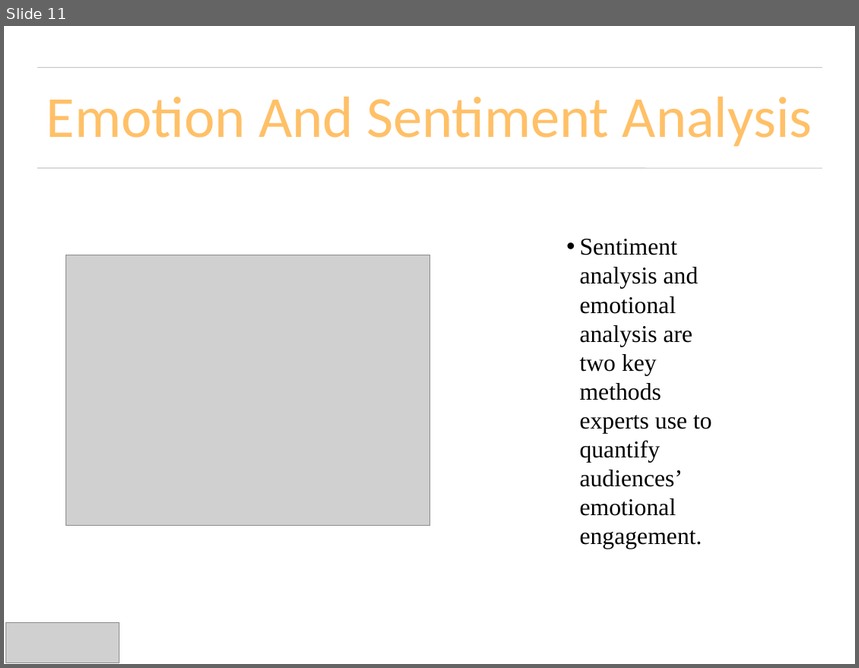
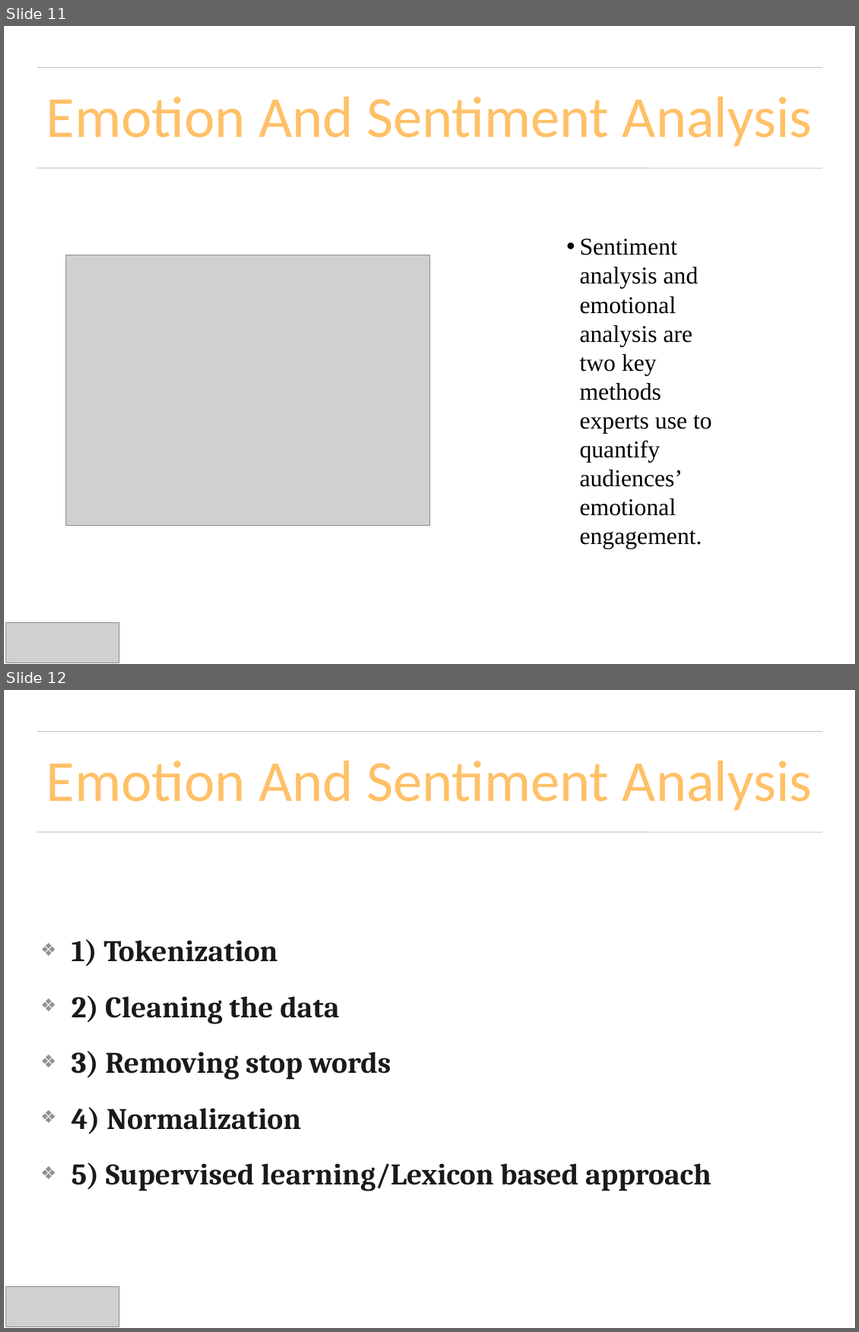
Before and after one commit to UNCG-CSE/Budget_Text_Analysis, a slide deck: doc/Presentations/Budget_Text_ProjectPresentation.pptx. Shown one above the other, each under a label of ours: slide 11 before the commit, slides 11 and 12 after it. The pictures are 859x668 and 859x1332 pixels, drawn with LibreOffice and Linux fonts; fonts in the diff are those of the drawing; grey boxes stand for pictures. Boxes give left, top, right and bottom in pixels: in the first picture for what was removed or moved away, otherwise in the second. Text is boxed around its words. In the diff, an @@ line names an element or a change of style, - is before the commit and + after.

```diff
--- a/doc/Presentations/Budget_Text_ProjectPresentation.pptx
+++ b/doc/Presentations/Budget_Text_ProjectPresentation.pptx
@@ slide 12 added at (4, 690, 855, 1328), background #FFFFFF; not listed: 2 template elements that a slide beside it also shows @@
@@ title added at (47, 761, 813, 811), 70 pt, text #FFC067 @@
+Emotion And Sentiment Analysis
@@ text added at (72, 939, 712, 1192), 36 pt, text #1A1A1A, bold @@
+❖ 1) Tokenization
+❖ 2) Cleaning the data
+❖ 3) Removing stop words
+❖ 4) Normalization
+❖ 5) Supervised learning/Lexicon based approach
@@ picture added at (6, 1287, 120, 1327) @@
```
Also in this commit, not shown: 1 slide changed, 1 other slide added.
